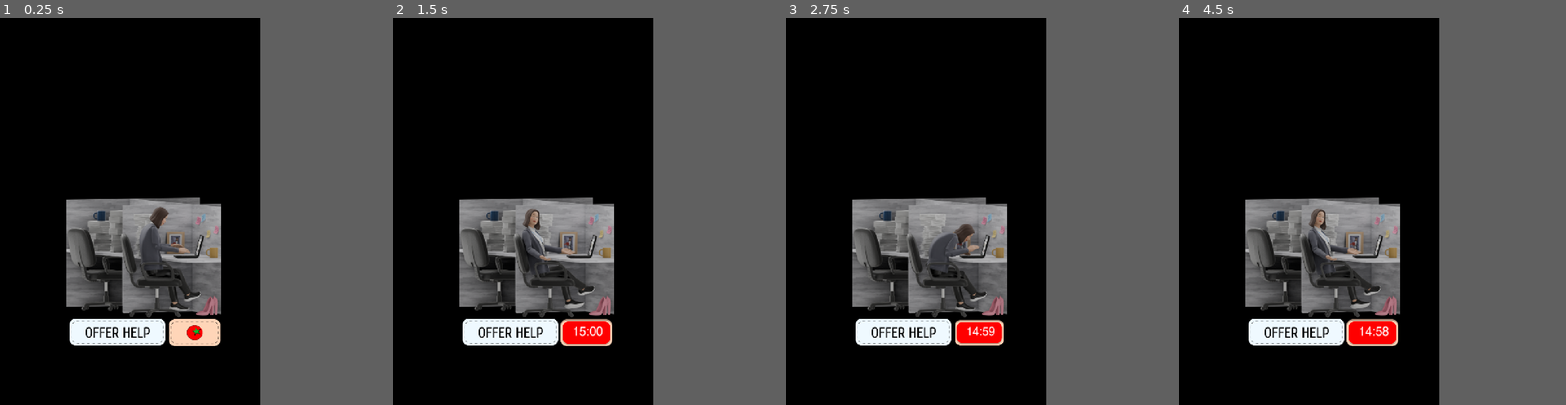
Above: before the commit, frames 1-4 (left to right).
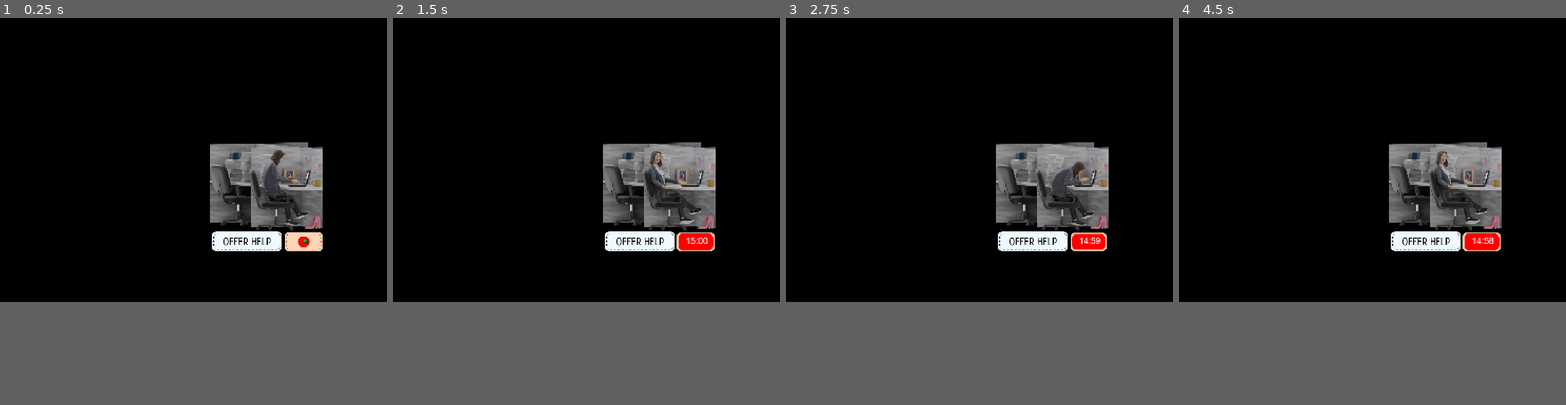
Above: after the commit, the same moments.

Repository: grkovalev/office-game
Game: Godot game, scene res://node.tscn
Two runs of this game, one before a commit and one after it. Both use one fixed random seed, a clock stepped at 60 frames per second and the inputs below.
Inputs (mouse positions are in pixels of both pictures, inside the frame that each line leads up to; where the layout moved, square brackets give the same spot in the first picture):
- Up to frame 1 (0.25 s): no input
- Up to frame 2 (1.5 s): click (598, 323) [586, 335] at 0.5 s; click "15:00" at 1.25 s
- Up to frame 3 (2.75 s): click "15:00" at 2 s
- Up to frame 4 (4.5 s): click "14:59" at 2.75 s; click "14:59" at 3.5 s; click "14:58" at 4.25 s
In our replay, the window is 538x800 before the commit and 800x587 after it. These sizes can differ from the game's own. Grey fills any space a smaller window leaves; there, only what the larger window draws over its background counts as a difference.

The runs differ from the first frame. In frame 1, 21% of the frame differs, in the area x 17-84%, y 32-85%; in frame 2, 21%; in frame 3, 21%; in frame 4, 21%.

Commit message:
window resize

Diff:
--- a/minesweeper.tscn
+++ b/minesweeper.tscn
@@ -115,36 +115,35 @@
 [node name="Window" type="Window" parent="."]
 oversampling_override = 1.0
 initial_position = 1
-size = Vector2i(740, 1100)
+size = Vector2i(1500, 1100)
 
 [node name="bg_color" type="TextureRect" parent="Window"]
-offset_left = -8.0
-offset_right = 744.0
+offset_right = 1504.0
 offset_bottom = 1105.0
 texture = SubResource("GradientTexture2D_8neyo")
 
 [node name="bg_undermines" type="TextureRect" parent="Window"]
-offset_left = 120.0
+offset_left = 472.0
 offset_top = 240.0
-offset_right = 632.0
+offset_right = 984.0
 offset_bottom = 808.0
 size_flags_horizontal = 4
 size_flags_vertical = 4
 texture = SubResource("GradientTexture2D_crrax")
 
 [node name="title" type="Label" parent="Window"]
-offset_left = 24.0
+offset_left = 376.0
 offset_top = 40.0
-offset_right = 456.0
+offset_right = 808.0
 offset_bottom = 85.0
 theme_override_fonts/font = ExtResource("1_xrf8k")
 theme_override_font_sizes/font_size = 32
 text = "WORK CHATS NAVIGATION"
 
 [node name="subtitle" type="Label" parent="Window"]
-offset_left = 456.0
+offset_left = 808.0
 offset_top = 24.0
-offset_right = 736.0
+offset_right = 1088.0
 offset_bottom = 88.0
 theme_override_fonts/font = ExtResource("2_xrf8k")
 theme_override_font_sizes/font_size = 29
@@ -152,9 +151,9 @@
 autowrap_mode = 2
 
 [node name="calendar blocks left" type="Label" parent="Window"]
-offset_left = 174.0
+offset_left = 526.0
 offset_top = 755.0
-offset_right = 368.0
+offset_right = 720.0
 offset_bottom = 778.0
 theme_override_colors/font_color = Color(0.07450981, 0.07450981, 0.07450981, 1)
 theme_override_fonts/font = ExtResource("1_7nxku")
@@ -162,9 +161,9 @@
 text = "calendar blocks left:"
 
 [node name="number_calblocks" type="Label" parent="Window"]
-offset_left = 376.0
+offset_left = 728.0
 offset_top = 745.0
-offset_right = 416.0
+offset_right = 768.0
 offset_bottom = 780.0
 theme_override_colors/font_color = Color(0.9254902, 0, 0.043137256, 1)
 theme_override_colors/font_outline_color = Color(0, 0, 0, 1)
@@ -175,21 +174,21 @@
 script = ExtResource("5_cf5gv")
 
 [node name="avatar_slack" type="AnimatedSprite2D" parent="Window"]
-position = Vector2(384, 167.5)
+position = Vector2(736, 167.5)
 sprite_frames = SubResource("SpriteFrames_nlm7j")
 animation = &"shock"
 
 [node name="calblock" type="Sprite2D" parent="Window"]
-position = Vector2(150, 766)
+position = Vector2(502, 766)
 scale = Vector2(0.88, 0.88)
 texture = ExtResource("10_m1acp")
 
 [node name="tiles_minesweeper" type="CanvasLayer" parent="Window"]
 
 [node name="grid9x9" type="GridContainer" parent="Window/tiles_minesweeper"]
-offset_left = 128.0
+offset_left = 480.0
 offset_top = 248.5
-offset_right = 208.0
+offset_right = 560.0
 offset_bottom = 304.5
 size_flags_horizontal = 4
 size_flags_vertical = 4
@@ -204,17 +203,17 @@
 script = ExtResource("12_1xtce")
 
 [node name="exitbtn" type="TextureButton" parent="Window"]
-offset_left = 120.0
+offset_left = 472.0
 offset_top = 119.5
-offset_right = 285.0
+offset_right = 637.0
 offset_bottom = 209.5
 texture_normal = SubResource("AtlasTexture_crrax")
 script = ExtResource("18_2so26")
 
 [node name="restartbtn" type="TextureButton" parent="Window"]
-offset_left = 480.0
+offset_left = 832.0
 offset_top = 119.5
-offset_right = 645.0
+offset_right = 997.0
 offset_bottom = 209.5
 texture_normal = SubResource("AtlasTexture_2so26")
 script = ExtResource("18_2so26")
@@ -225,13 +224,14 @@
 try_again_texture = SubResource("AtlasTexture_ldu3r")
 
 [node name="winlostmsg" type="Node2D" parent="Window"]
+position = Vector2(352, 0)
 script = ExtResource("20_ldu3r")
 
 [node name="winlostimg_canvas" type="CanvasLayer" parent="Window/winlostmsg"]
 layer = 2
 
 [node name="winlostimg" type="Sprite2D" parent="Window/winlostmsg/winlostimg_canvas"]
-position = Vector2(592, 832)
+position = Vector2(944, 832)
 scale = Vector2(0.9960934, 0.9960934)
 texture = ExtResource("20_mxn5k")
 region_enabled = true
--- a/node.tscn
+++ b/node.tscn
@@ -109,24 +109,24 @@
 
 [node name="anim_idlescreen" type="AnimatedSprite2D" parent="."]
 texture_repeat = 2
-position = Vector2(891, 248)
+position = Vector2(1616, 216)
 sprite_frames = SubResource("SpriteFrames_rl2iq")
 animation = &"nonanim_pause"
 autoplay = "anim_idle_default"
 
 [node name="btn_offer_help" type="TextureButton" parent="."]
-offset_left = 642.0
-offset_top = 482.0
-offset_right = 966.0
-offset_bottom = 578.0
+offset_left = 1367.0
+offset_top = 450.0
+offset_right = 1691.0
+offset_bottom = 546.0
 texture_normal = ExtResource("2_e2u21")
 script = ExtResource("22_o6fs4")
 
 [node name="btn_tomat" type="TextureButton" parent="." node_paths=PackedStringArray("anim_sprite")]
-offset_left = 970.0
-offset_top = 484.0
-offset_right = 1149.0
-offset_bottom = 580.0
+offset_left = 1695.0
+offset_top = 452.0
+offset_right = 1874.0
+offset_bottom = 548.0
 toggle_mode = true
 texture_normal = ExtResource("4_bss38")
 script = ExtResource("24_j31fo")
--- a/project.godot
+++ b/project.godot
@@ -17,7 +17,7 @@
 
 [display]
 
-window/size/viewport_width=740
+window/size/viewport_width=1500
 window/size/viewport_height=1100
 window/size/transparent=true
 window/stretch/mode="canvas_items"
